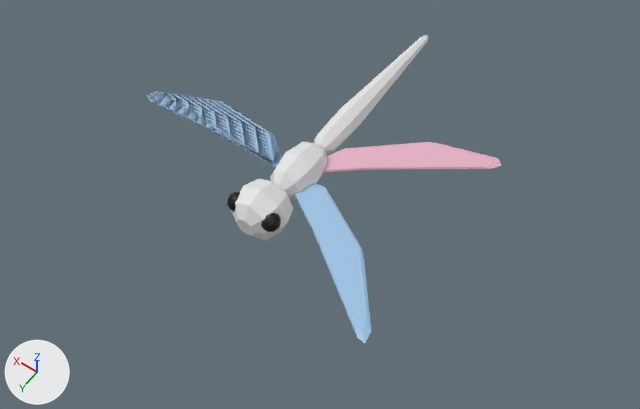
What one commit did to the Blender file public/models/dragonfly.blend.
Rendered twice from a camera (50 mm lens) standing at (-21.7, 28.6, 42.0) and looking at (-1.3, 0.1, -2.8). The lights are fixed; the arrows at lower left show +X, +Y and +Z.

Names of what the first picture shows: 'BackWing.L', 'FrontWing.L', 'FrontWing.R', 'Head', 'Tail', 'Thorax'.
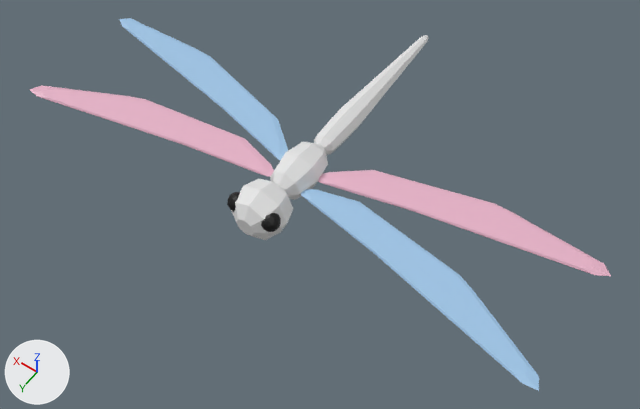
Pixel boxes [x1, y1, x2, y2] of what changed, in the pictures (640 x 409 px):
'FrontWing.L', moved, turned, rescaled
    before: [295, 183, 371, 343]
    after: [301, 189, 539, 391]
'BackWing.L', moved, turned, rescaled
    before: [323, 142, 501, 173]
    after: [318, 170, 611, 276]
'FrontWing.R', moved, turned, rescaled
    before: [146, 91, 281, 167]
    after: [29, 85, 274, 177]
'BackWing.R', moved, turned, rescaled (not visible before)
    after: [119, 18, 288, 160]

What changed in the scene script:
```text
Change ob_frontwing_r:
    ob_frontwing_r.location: (5.04, 0.0, 0.0) -> (7.38, 1.96, 0.0)
    ob_frontwing_r.rotation_euler: (0.0, 0.0, 0.0) -> (0.0, 0.0, 0.189)  # degrees (0, 0, 0) -> degrees (0, 0, 11)
    ob_frontwing_r.scale: (1.14, 1.0, 1.0) -> (1.91, 1.0, 1.0)
Change ob_backwing_r:
    ob_backwing_r.location: (5.04, 0.0, 0.0) -> (7.12, -1.94, 0.0)
    ob_backwing_r.rotation_euler: (0.0, 0.0, 0.0) -> (6.283, 0.0, -0.22)  # degrees (0, 0, 0) -> degrees (360, 0, -13)
    ob_backwing_r.scale: (1.14, 1.0, 1.0) -> (1.91, 1.0, 1.0)
Change ob_frontwing_l:
    ob_frontwing_l.location: (5.04, 0.0, 0.0) -> (7.38, 1.96, 0.0)
    ob_frontwing_l.rotation_euler: (0.0, 0.0, 0.0) -> (0.0, 0.0, 0.189)  # degrees (0, 0, 0) -> degrees (0, 0, 11)
    ob_frontwing_l.scale: (1.14, 1.0, 1.0) -> (1.91, 1.0, 1.0)
Change ob_backwing_l:
    ob_backwing_l.location: (5.04, 0.0, 0.0) -> (7.12, -1.94, 0.0)
    ob_backwing_l.rotation_euler: (0.0, 0.0, 0.0) -> (6.283, 0.0, -0.22)  # degrees (0, 0, 0) -> degrees (360, 0, -13)
    ob_backwing_l.scale: (1.14, 1.0, 1.0) -> (1.91, 1.0, 1.0)
```
